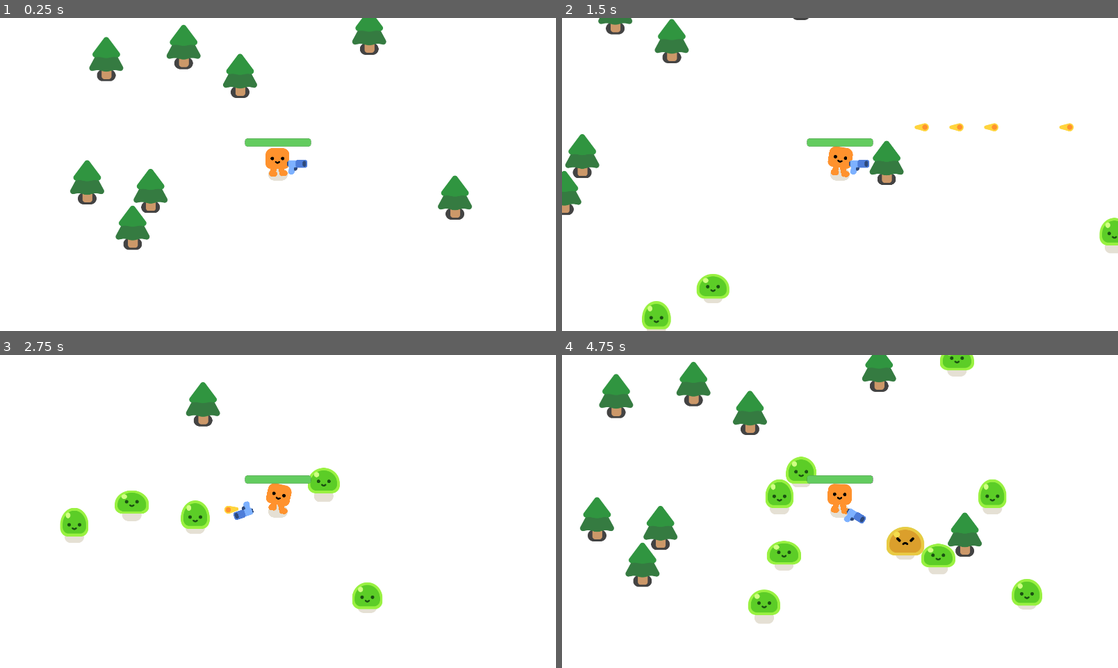
Above: before the commit, frames 1-4 (two rows, left to right).
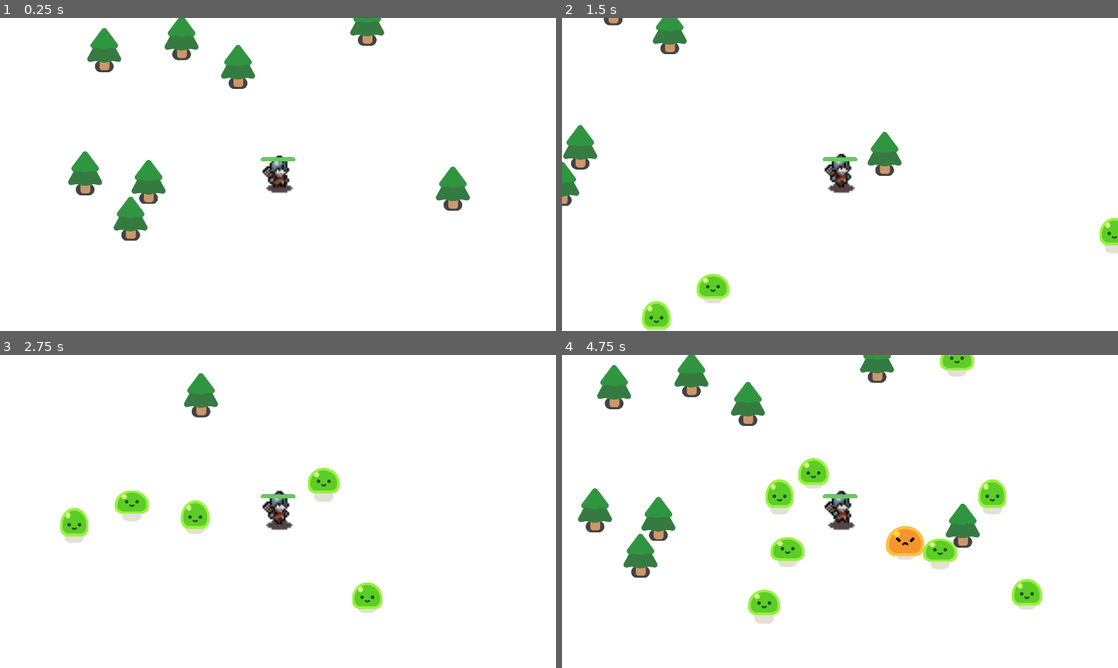
Above: after the commit, the same moments.

Repository: coco4332/godot_first_game
Game: Godot game, scene res://2D_Game.tscn
Two runs of this game, one before a commit and one after it. Both use one fixed random seed, a clock stepped at 60 frames per second and the inputs below.
Inputs:
- Up to frame 1 (0.25 s): no input
- Up to frame 2 (1.5 s): hold D (move_right) 0.53-1.28 s; hold S (move_down) from 1.28 s (still down)
- Up to frame 3 (2.75 s): release S (move_down) at 2.03 s; hold D (move_right) from 2.03 s (still down)
- Up to frame 4 (4.75 s): release D (move_right) at 2.78 s; hold W (move_up) 2.78-3.53 s; hold A (move_left) from 3.53 s (still down)

The runs differ from the first frame. In frame 1, 5.5% of the frame differs, in the area x 12-85%, y 0-75%; in frame 2, 3.5%; in frame 3, 1.7%; in frame 4, 7.2%, in the area x 2-76%, y 0-75%.

Commit message:
Changed Player Model
Changed the player model to a 2D Soldier sprite from itch.io. I also turned the visibility off for the gun and bullet as I am going to add melee attacks next. He still damages the slimes around him for now.

Diff:
--- a/Week 2 - First Game/2d-project-assets/2D_Game.tscn
+++ b/Week 2 - First Game/2d-project-assets/2D_Game.tscn
@@ -1,8 +1,8 @@
 [gd_scene format=3 uid="uid://chgy76xhxi5na"]
 
-[ext_resource type="PackedScene" uid="uid://c1sx7bic4uhdj" path="res://player.tscn" id="1_k0l8m"]
 [ext_resource type="Script" uid="uid://d1fl2xq6ccyab" path="res://2d_game.gd" id="1_yjop0"]
 [ext_resource type="PackedScene" uid="uid://dq3r015sr1uql" path="res://pine_tree.tscn" id="2_yjop0"]
+[ext_resource type="PackedScene" uid="uid://bqy4yx03pxqcm" path="res://soldier_player.tscn" id="3_yjop0"]
 
 [sub_resource type="Curve2D" id="Curve2D_mdfd4"]
 _data = {
@@ -14,25 +14,25 @@
 y_sort_enabled = true
 script = ExtResource("1_yjop0")
 
+[node name="SoldierPlayer" parent="." unique_id=686752001 instance=ExtResource("3_yjop0")]
+position = Vector2(1047, 620)
+
+[node name="Path2D" type="Path2D" parent="SoldierPlayer" unique_id=105313044]
+position = Vector2(-1222.8662, -650.77045)
+scale = Vector2(1.2595024, 1.3044496)
+curve = SubResource("Curve2D_mdfd4")
+
+[node name="PathFollow2D" type="PathFollow2D" parent="SoldierPlayer/Path2D" unique_id=1856081230]
+unique_name_in_owner = true
+position = Vector2(-89.030235, -118.23345)
+rotation = -0.0003603842
+
 [node name="CanvasLayer" type="CanvasLayer" parent="." unique_id=326837066]
 layer = -1
 
 [node name="ColorRect" type="ColorRect" parent="CanvasLayer" unique_id=1668685996]
 offset_right = 2086.0
 offset_bottom = 1190.0
-
-[node name="Player" parent="." unique_id=1042362055 instance=ExtResource("1_k0l8m")]
-position = Vector2(1040, 589)
-
-[node name="Path2D" type="Path2D" parent="Player" unique_id=414340876]
-position = Vector2(-1222.8662, -650.77045)
-scale = Vector2(1.2595024, 1.3044496)
-curve = SubResource("Curve2D_mdfd4")
-
-[node name="PathFollow2D" type="PathFollow2D" parent="Player/Path2D" unique_id=1493504525]
-unique_name_in_owner = true
-position = Vector2(-89.030235, -118.23345)
-rotation = -0.0003603842
 
 [node name="PineTree" parent="." unique_id=1873101217 instance=ExtResource("2_yjop0")]
 position = Vector2(909, 319)
@@ -90,4 +90,5 @@
 theme_override_font_sizes/font_size = 118
 text = "Game Over"
 
+[connection signal="health_depleted" from="SoldierPlayer" to="." method="_on_soldier_player_health_depleted"]
 [connection signal="timeout" from="Timer" to="." method="_on_timer_timeout"]
--- a/Week 2 - First Game/2d-project-assets/2d_game.gd
+++ b/Week 2 - First Game/2d-project-assets/2d_game.gd
@@ -12,7 +12,6 @@
 func _on_timer_timeout():
 	spawn_mob()
 
-
-func _on_player_health_depleted() -> void:
+func _on_soldier_player_health_depleted() -> void:
 	%GameOver.visible = true
 	get_tree().paused = true
--- a/Week 2 - First Game/2d-project-assets/mob.gd
+++ b/Week 2 - First Game/2d-project-assets/mob.gd
@@ -1,7 +1,7 @@
 extends CharacterBody2D
 
 var health = 3
-@onready var player = get_node("/root/Game/Player")
+@onready var player = get_node("/root/Game/SoldierPlayer")
 
 func _ready():
 	%Slime.play_walk()
--- /dev/null
+++ b/Week 2 - First Game/2d-project-assets/soldier_player.gd
@@ -0,0 +1,24 @@
+extends CharacterBody2D
+
+signal health_depleted
+
+var health = 100.0
+
+
+func _physics_process(delta: float) -> void:
+	var direction = Input.get_vector("move_left","move_right","move_up","move_down")
+	velocity = direction * 600
+	move_and_slide()
+
+	if velocity.length() > 0.0:
+		%Soldier.play("walk")
+	else:
+		%Soldier.play("idle")
+
+	const DAMAGE_RATE = 5.0
+	var overlapping_mobs = %HurtBox.get_overlapping_bodies()
+	if overlapping_mobs.size() > 0:
+		health -= DAMAGE_RATE * overlapping_mobs.size()*delta
+		%ProgressBar.value = health
+		if health <= 0.0:
+			health_depleted.emit()
--- /dev/null
+++ b/Week 2 - First Game/2d-project-assets/soldier_player.tscn
@@ -0,0 +1,179 @@
+[gd_scene format=3 uid="uid://bqy4yx03pxqcm"]
+
+[ext_resource type="Script" uid="uid://y6no51quh8l6" path="res://soldier_player.gd" id="1_0r4yp"]
+[ext_resource type="Texture2D" uid="uid://cnheh7o8mkbih" path="res://characters/Soldier with shadows/Soldier_Idle.png" id="2_401bn"]
+[ext_resource type="Texture2D" uid="uid://c2ujejixqg5u5" path="res://characters/Soldier with shadows/Soldier_Walk.png" id="3_401bn"]
+[ext_resource type="PackedScene" uid="uid://du5i8r7jdycua" path="res://gun.tscn" id="3_xrodo"]
+
+[sub_resource type="AtlasTexture" id="AtlasTexture_gejtf"]
+atlas = ExtResource("2_401bn")
+region = Rect2(0, 0, 100, 100)
+
+[sub_resource type="AtlasTexture" id="AtlasTexture_c6h3s"]
+atlas = ExtResource("2_401bn")
+region = Rect2(100, 0, 100, 100)
+
+[sub_resource type="AtlasTexture" id="AtlasTexture_pf6id"]
+atlas = ExtResource("2_401bn")
+region = Rect2(200, 0, 100, 100)
+
+[sub_resource type="AtlasTexture" id="AtlasTexture_5rq0n"]
+atlas = ExtResource("2_401bn")
+region = Rect2(300, 0, 100, 100)
+
+[sub_resource type="AtlasTexture" id="AtlasTexture_odofu"]
+atlas = ExtResource("2_401bn")
+region = Rect2(400, 0, 100, 100)
+
+[sub_resource type="AtlasTexture" id="AtlasTexture_ahdk4"]
+atlas = ExtResource("2_401bn")
+region = Rect2(500, 0, 100, 100)
+
+[sub_resource type="AtlasTexture" id="AtlasTexture_xrodo"]
+atlas = ExtResource("3_401bn")
+region = Rect2(0, 0, 100, 100)
+
+[sub_resource type="AtlasTexture" id="AtlasTexture_6uie5"]
+atlas = ExtResource("3_401bn")
+region = Rect2(100, 0, 100, 100)
+
+[sub_resource type="AtlasTexture" id="AtlasTexture_f86gj"]
+atlas = ExtResource("3_401bn")
+region = Rect2(200, 0, 100, 100)
+
+[sub_resource type="AtlasTexture" id="AtlasTexture_pbxi8"]
+atlas = ExtResource("3_401bn")
+region = Rect2(300, 0, 100, 100)
+
+[sub_resource type="AtlasTexture" id="AtlasTexture_fg08j"]
+atlas = ExtResource("3_401bn")
+region = Rect2(400, 0, 100, 100)
+
+[sub_resource type="AtlasTexture" id="AtlasTexture_j1pml"]
+atlas = ExtResource("3_401bn")
+region = Rect2(500, 0, 100, 100)
+
+[sub_resource type="AtlasTexture" id="AtlasTexture_wmwns"]
+atlas = ExtResource("3_401bn")
+region = Rect2(600, 0, 100, 100)
+
+[sub_resource type="AtlasTexture" id="AtlasTexture_3jnjv"]
+atlas = ExtResource("3_401bn")
+region = Rect2(700, 0, 100, 100)
+
+[sub_resource type="SpriteFrames" id="SpriteFrames_ahyey"]
+animations = [{
+"frames": [{
+"duration": 1.0,
+"texture": SubResource("AtlasTexture_gejtf")
+}, {
+"duration": 1.0,
+"texture": SubResource("AtlasTexture_c6h3s")
+}, {
+"duration": 1.0,
+"texture": SubResource("AtlasTexture_pf6id")
+}, {
+"duration": 1.0,
+"texture": SubResource("AtlasTexture_5rq0n")
+}, {
+"duration": 1.0,
+"texture": SubResource("AtlasTexture_odofu")
+}, {
+"duration": 1.0,
+"texture": SubResource("AtlasTexture_ahdk4")
+}],
+"loop": 1,
+"name": &"idle",
+"speed": 6.0
+}, {
+"frames": [{
+"duration": 1.0,
+"texture": SubResource("AtlasTexture_xrodo")
+}, {
+"duration": 1.0,
+"texture": SubResource("AtlasTexture_6uie5")
+}, {
+"duration": 1.0,
+"texture": SubResource("AtlasTexture_f86gj")
+}, {
+"duration": 1.0,
+"texture": SubResource("AtlasTexture_pbxi8")
+}, {
+"duration": 1.0,
+"texture": SubResource("AtlasTexture_fg08j")
+}, {
+"duration": 1.0,
+"texture": SubResource("AtlasTexture_j1pml")
+}, {
+"duration": 1.0,
+"texture": SubResource("AtlasTexture_wmwns")
+}, {
+"duration": 1.0,
+"texture": SubResource("AtlasTexture_3jnjv")
+}],
+"loop": 1,
+"name": &"walk",
+"speed": 6.0
+}]
+
+[sub_resource type="CircleShape2D" id="CircleShape2D_6uie5"]
+radius = 36.64
+
+[sub_resource type="CircleShape2D" id="CircleShape2D_f86gj"]
+radius = 37.01351
+
+[sub_resource type="StyleBoxFlat" id="StyleBoxFlat_pbxi8"]
+bg_color = Color(0.15294118, 0.16862746, 0.1882353, 1)
+corner_radius_top_left = 8
+corner_radius_top_right = 8
+corner_radius_bottom_right = 8
+corner_radius_bottom_left = 8
+
+[sub_resource type="StyleBoxFlat" id="StyleBoxFlat_fg08j"]
+bg_color = Color(0.3882353, 0.8, 0.37254903, 1)
+corner_radius_top_left = 8
+corner_radius_top_right = 8
+corner_radius_bottom_right = 8
+corner_radius_bottom_left = 8
+
+[node name="SoldierPlayer" type="CharacterBody2D" unique_id=686752001]
+script = ExtResource("1_0r4yp")
+
+[node name="Soldier" type="AnimatedSprite2D" parent="." unique_id=1845966834]
+unique_name_in_owner = true
+position = Vector2(2, 2)
+scale = Vector2(6.057501, 6.057501)
+sprite_frames = SubResource("SpriteFrames_ahyey")
+animation = &"walk"
+autoplay = "idle"
+
+[node name="CollisionShape2D" type="CollisionShape2D" parent="." unique_id=208715454]
+shape = SubResource("CircleShape2D_6uie5")
+
+[node name="Camera2D" type="Camera2D" parent="." unique_id=482951856]
+
+[node name="Gun" parent="." unique_id=1810494907 instance=ExtResource("3_xrodo")]
+visible = false
+position = Vector2(-30, -30)
+
+[node name="HurtBox" type="Area2D" parent="." unique_id=549307226]
+unique_name_in_owner = true
+light_mask = 0
+visibility_layer = 2
+collision_layer = 0
+collision_mask = 2
+
+[node name="CollisionShape2D" type="CollisionShape2D" parent="HurtBox" unique_id=534016116]
+shape = SubResource("CircleShape2D_f86gj")
+debug_color = Color(0.98057884, 0, 0.38245806, 0.41960785)
+
+[node name="ProgressBar" type="ProgressBar" parent="." unique_id=1624634314]
+unique_name_in_owner = true
+offset_left = -59.0
+offset_top = -59.0
+offset_right = 59.22222
+offset_bottom = -45.0
+theme_override_styles/background = SubResource("StyleBoxFlat_pbxi8")
+theme_override_styles/fill = SubResource("StyleBoxFlat_fg08j")
+value = 100.0
+show_percentage = false
Binary file added: Week 2 - First Game/2d-project-assets/characters/Orc with shadows/Orc.png
Not shown, added: Week 2 - First Game/2d-project-assets/characters/Orc with shadows/Orc.png.import
Binary file added: Week 2 - First Game/2d-project-assets/characters/Orc with shadows/Orc_Attack01.png
Not shown, added: Week 2 - First Game/2d-project-assets/characters/Orc with shadows/Orc_Attack01.png.import
Binary file added: Week 2 - First Game/2d-project-assets/characters/Orc with shadows/Orc_Attack02.png
Not shown, added: Week 2 - First Game/2d-project-assets/characters/Orc with shadows/Orc_Attack02.png.import
Binary file added: Week 2 - First Game/2d-project-assets/characters/Orc with shadows/Orc_Death.png
Not shown, added: Week 2 - First Game/2d-project-assets/characters/Orc with shadows/Orc_Death.png.import
Binary file added: Week 2 - First Game/2d-project-assets/characters/Orc with shadows/Orc_Hurt.png
Not shown, added: Week 2 - First Game/2d-project-assets/characters/Orc with shadows/Orc_Hurt.png.import
Binary file added: Week 2 - First Game/2d-project-assets/characters/Orc with shadows/Orc_Idle.png
Not shown, added: Week 2 - First Game/2d-project-assets/characters/Orc with shadows/Orc_Idle.png.import
(and 57 more such lines)
